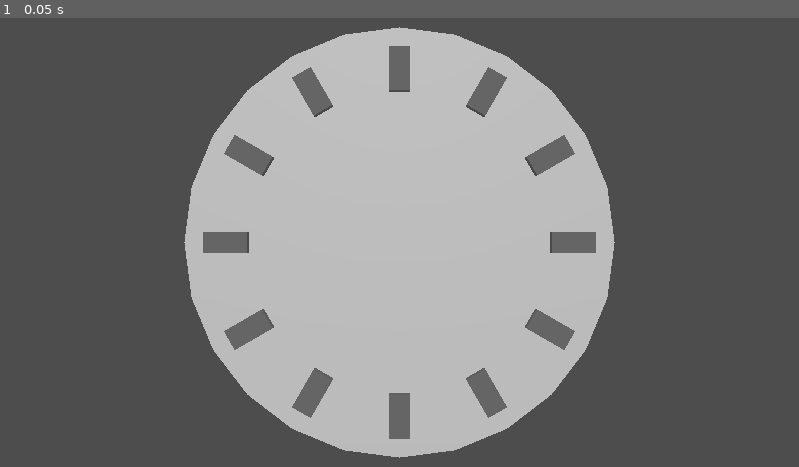
Above: before the commit, frame 1.
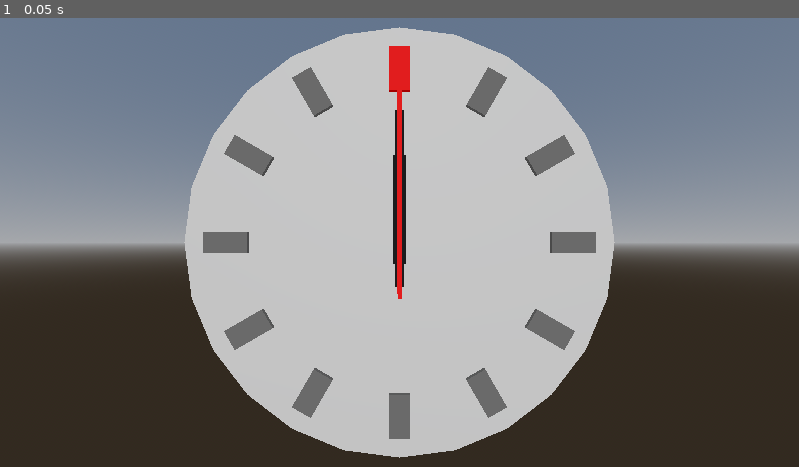
Above: after the commit, the same moment.

Repository: lcrol77/godot-coding-challenges
Game: Godot game, scene res://clock_view.tscn
The game is run twice, just before and just after one commit, with the same random seed, the same clock (stepped at 60 frames per second) and the same inputs.
Inputs:
- Up to frame 1 (0.05 s): no input

The runs differ from the first frame. In frame 1, 59% of the frame differs, in the area x 0-100%, y 0-100%.

Commit message:
completed contruction of the clock

Diff:
--- a/catlike_coding_3d_clock/clock.tscn
+++ b/catlike_coding_3d_clock/clock.tscn
@@ -1,58 +1,90 @@
-[gd_scene load_steps=2 format=3 uid="uid://soh7kblv21wt"]
+[gd_scene load_steps=5 format=3 uid="uid://soh7kblv21wt"]
+
+[sub_resource type="StandardMaterial3D" id="StandardMaterial3D_venu5"]
+albedo_color = Color(0.647059, 0, 0, 1)
 
 [sub_resource type="StandardMaterial3D" id="StandardMaterial3D_5rrw5"]
 albedo_color = Color(0.286275, 0.286275, 0.286275, 1)
+
+[sub_resource type="StandardMaterial3D" id="StandardMaterial3D_kig64"]
+albedo_color = Color(0, 0, 0, 1)
+
+[sub_resource type="StandardMaterial3D" id="StandardMaterial3D_4n1wf"]
+albedo_color = Color(0.647059, 0, 0, 1)
 
 [node name="Clock" type="CSGCylinder3D"]
 transform = Transform3D(10, 0, 0, 0, -8.74228e-09, -10, 0, 0.2, -4.37114e-07, 0, 0, 0)
 sides = 24
 
-[node name="Face" type="Node" parent="."]
+[node name="Face" type="Node3D" parent="."]
+transform = Transform3D(1, -0.000123071, -7.44589e-05, 0.000123071, 1, -6.31144e-05, 7.44589e-05, 6.31144e-05, 1, 0, 0, 0)
+top_level = true
 
 [node name="12" type="CSGBox3D" parent="Face"]
-transform = Transform3D(0.5, 0, 0, 0, 1, 0, 0, 0, 0.1, 0, 4, 0.25)
-material = SubResource("StandardMaterial3D_5rrw5")
+transform = Transform3D(0.5, 0, 0, 0, 1, 0, 0, -3.55271e-15, 0.1, 0, 4, -0.25)
+material = SubResource("StandardMaterial3D_venu5")
 
 [node name="1" type="CSGBox3D" parent="Face"]
-transform = Transform3D(0.433013, -0.5, 0, 0.25, 0.866025, 0, 0, 0, 0.1, -2, 3.464, 0.25)
+transform = Transform3D(0.433013, -0.5, 0, 0.25, 0.866025, 0, -8.88178e-16, 0, 0.1, -2, 3.464, -0.25)
 material = SubResource("StandardMaterial3D_5rrw5")
 
 [node name="2" type="CSGBox3D" parent="Face"]
-transform = Transform3D(0.25, -0.866025, 0, 0.433013, 0.5, 0, 0, 0, 0.1, -3.464, 2, 0.25)
+transform = Transform3D(0.25, -0.866025, 0, 0.433013, 0.5, 0, 0, -1.77636e-15, 0.1, -3.464, 2, -0.25)
 material = SubResource("StandardMaterial3D_5rrw5")
 
 [node name="3" type="CSGBox3D" parent="Face"]
-transform = Transform3D(-2.18557e-08, -1, 0, 0.5, -4.37114e-08, 0, 0, 0, 0.1, -4, 0, 0.25)
+transform = Transform3D(-2.18557e-08, -1, 0, 0.5, -4.37114e-08, 0, -1.77636e-15, 0, 0.1, -4, 0, -0.25)
 material = SubResource("StandardMaterial3D_5rrw5")
 
 [node name="6" type="CSGBox3D" parent="Face"]
-transform = Transform3D(0.5, 0, 0, 0, 1, 0, 0, 0, 0.1, 0, -4, 0.25)
+transform = Transform3D(0.5, 0, 0, 0, 1, 0, 0, -3.55271e-15, 0.1, 0, -4, -0.25)
 material = SubResource("StandardMaterial3D_5rrw5")
 
 [node name="7" type="CSGBox3D" parent="Face"]
-transform = Transform3D(0.433013, -0.5, 0, 0.25, 0.866025, 0, 0, 0, 0.1, 2, -3.464, 0.25)
+transform = Transform3D(0.433013, -0.5, 0, 0.25, 0.866025, 0, -8.88178e-16, 0, 0.1, 2, -3.464, -0.25)
 material = SubResource("StandardMaterial3D_5rrw5")
 
 [node name="8" type="CSGBox3D" parent="Face"]
-transform = Transform3D(0.25, -0.866025, 0, 0.433013, 0.5, 0, 0, 0, 0.1, 3.464, -2, 0.25)
+transform = Transform3D(0.25, -0.866025, 0, 0.433013, 0.5, 0, 0, -1.77636e-15, 0.1, 3.464, -2, -0.25)
 material = SubResource("StandardMaterial3D_5rrw5")
 
 [node name="9" type="CSGBox3D" parent="Face"]
-transform = Transform3D(-2.18557e-08, -1, 0, 0.5, -4.37114e-08, 0, 0, 0, 0.1, 4, 0, 0.25)
+transform = Transform3D(-2.18557e-08, -1, 0, 0.5, -4.37114e-08, 0, -1.77636e-15, 0, 0.1, 4, 0, -0.25)
 material = SubResource("StandardMaterial3D_5rrw5")
 
 [node name="10" type="CSGBox3D" parent="Face"]
-transform = Transform3D(-0.25, -0.866025, 0, 0.433013, -0.5, 0, 0, 0, 0.1, 3.464, 2, 0.25)
+transform = Transform3D(-0.25, -0.866025, 0, 0.433013, -0.5, 0, 0, 0, 0.1, 3.464, 2, -0.25)
 material = SubResource("StandardMaterial3D_5rrw5")
 
 [node name="11" type="CSGBox3D" parent="Face"]
-transform = Transform3D(-0.433013, -0.5, 0, 0.25, -0.866025, 0, 0, 0, 0.1, 2, 3.464, 0.25)
+transform = Transform3D(-0.433013, -0.5, 0, 0.25, -0.866025, 0, 0, 0, 0.1, 2, 3.464, -0.25)
 material = SubResource("StandardMaterial3D_5rrw5")
 
 [node name="4" type="CSGBox3D" parent="Face"]
-transform = Transform3D(-0.25, -0.866025, 0, 0.433013, -0.5, 0, 0, 0, 0.1, -3.464, -2, 0.25)
+transform = Transform3D(-0.25, -0.866025, 0, 0.433013, -0.5, 0, 0, 0, 0.1, -3.464, -2, -0.25)
 material = SubResource("StandardMaterial3D_5rrw5")
 
 [node name="5" type="CSGBox3D" parent="Face"]
-transform = Transform3D(-0.433013, -0.5, 0, 0.25, -0.866025, 0, 0, 0, 0.1, -2, -3.464, 0.25)
+transform = Transform3D(-0.433013, -0.5, 0, 0.25, -0.866025, 0, 0, 0, 0.1, -2, -3.464, -0.25)
 material = SubResource("StandardMaterial3D_5rrw5")
+
+[node name="HourHandPivot" type="Node3D" parent="."]
+top_level = true
+
+[node name="HourHand" type="CSGBox3D" parent="HourHandPivot"]
+transform = Transform3D(0.3, 0.00377474, 7.40655e-05, -0.000453013, 2.5, 1.93815e-05, -0.000222109, -0.000487329, 0.1, 0, 0.75, -0.25)
+material = SubResource("StandardMaterial3D_kig64")
+
+[node name="MinuteHandPivot" type="Node3D" parent="."]
+top_level = true
+
+[node name="MinuteHand" type="CSGBox3D" parent="MinuteHandPivot"]
+transform = Transform3D(0.2, 0.00603959, 7.40655e-05, -0.000302008, 4, 1.93813e-05, -0.000148072, -0.000779726, 0.1, 0, 1, -0.35)
+material = SubResource("StandardMaterial3D_kig64")
+
+[node name="SecondHandPivot" type="Node3D" parent="."]
+top_level = true
+
+[node name="SecondHand" type="CSGBox3D" parent="SecondHandPivot"]
+transform = Transform3D(0.0999997, 0.0115672, 6.29835e-05, -0.000231361, 4.99999, 2.72071e-05, -6.29205e-05, -0.00136764, 0.1, 0, 1.25, -0.45)
+material = SubResource("StandardMaterial3D_4n1wf")
--- a/catlike_coding_3d_clock/clock_view.tscn
+++ b/catlike_coding_3d_clock/clock_view.tscn
@@ -1,8 +1,16 @@
-[gd_scene load_steps=3 format=3 uid="uid://dihqhp08365f1"]
+[gd_scene load_steps=5 format=3 uid="uid://dihqhp08365f1"]
 
 [ext_resource type="PackedScene" uid="uid://soh7kblv21wt" path="res://clock.tscn" id="1_r0u74"]
 
+[sub_resource type="ProceduralSkyMaterial" id="ProceduralSkyMaterial_r0u74"]
+
+[sub_resource type="Sky" id="Sky_cciwq"]
+sky_material = SubResource("ProceduralSkyMaterial_r0u74")
+
 [sub_resource type="Environment" id="Environment_pant1"]
+background_mode = 2
+background_color = Color(0.577008, 0.577008, 0.577008, 1)
+sky = SubResource("Sky_cciwq")
 ambient_light_source = 2
 ambient_light_color = Color(1, 1, 1, 1)
 
@@ -13,10 +21,10 @@
 [node name="CSGCylinder3D2" parent="." instance=ExtResource("1_r0u74")]
 
 [node name="Camera3D" type="Camera3D" parent="."]
-transform = Transform3D(1, 0, 0, 0, 1, 0, 0, 0, 1, 0, 0, 7)
+transform = Transform3D(-1, 0, -8.74228e-08, 0, 1, 0, 8.74228e-08, 0, -1, 0, 0, -7)
 
 [node name="WorldEnvironment" type="WorldEnvironment" parent="."]
 environment = SubResource("Environment_pant1")
 
 [node name="DirectionalLight3D" type="DirectionalLight3D" parent="WorldEnvironment"]
-transform = Transform3D(1, 0, 0, 0, 0.822104, 0.569337, 0, -0.569337, 0.822104, 0.138873, 8.3996, 13.2852)
+transform = Transform3D(1, 0, 0, 0, -0.964318, 0.264749, 0, -0.264749, -0.964318, 0.138873, 8.3996, 13.2852)
